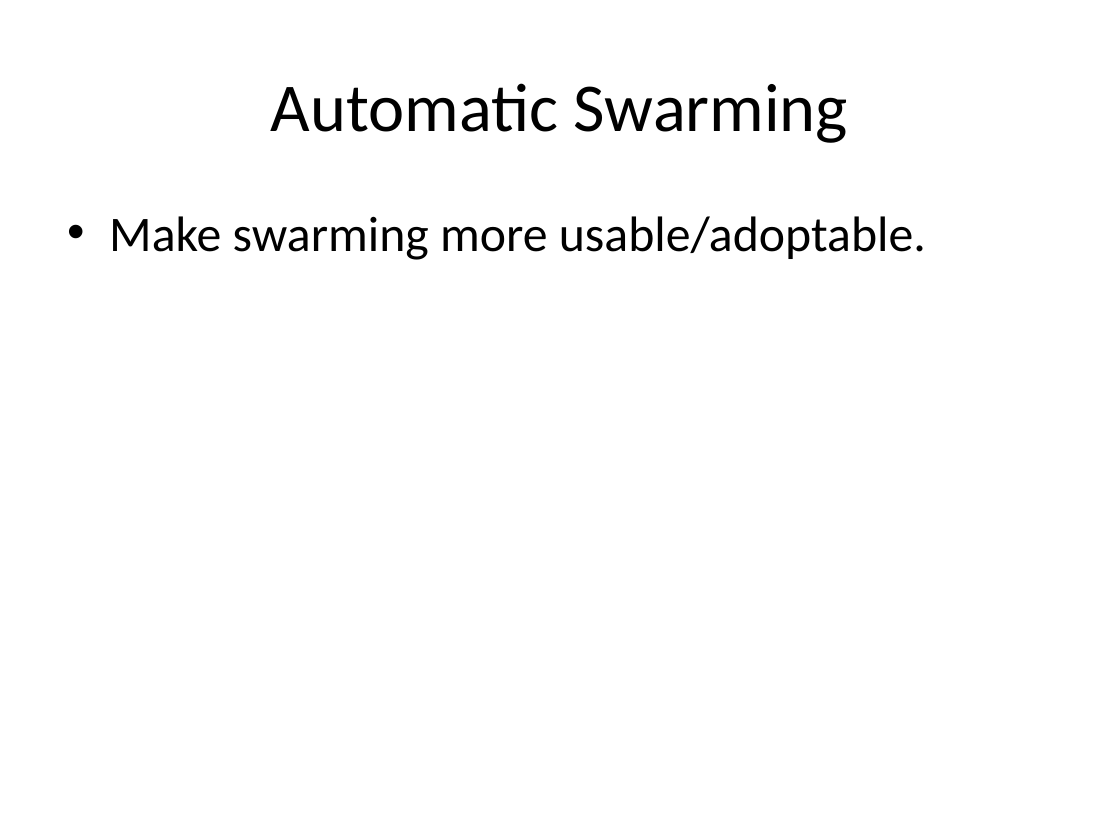
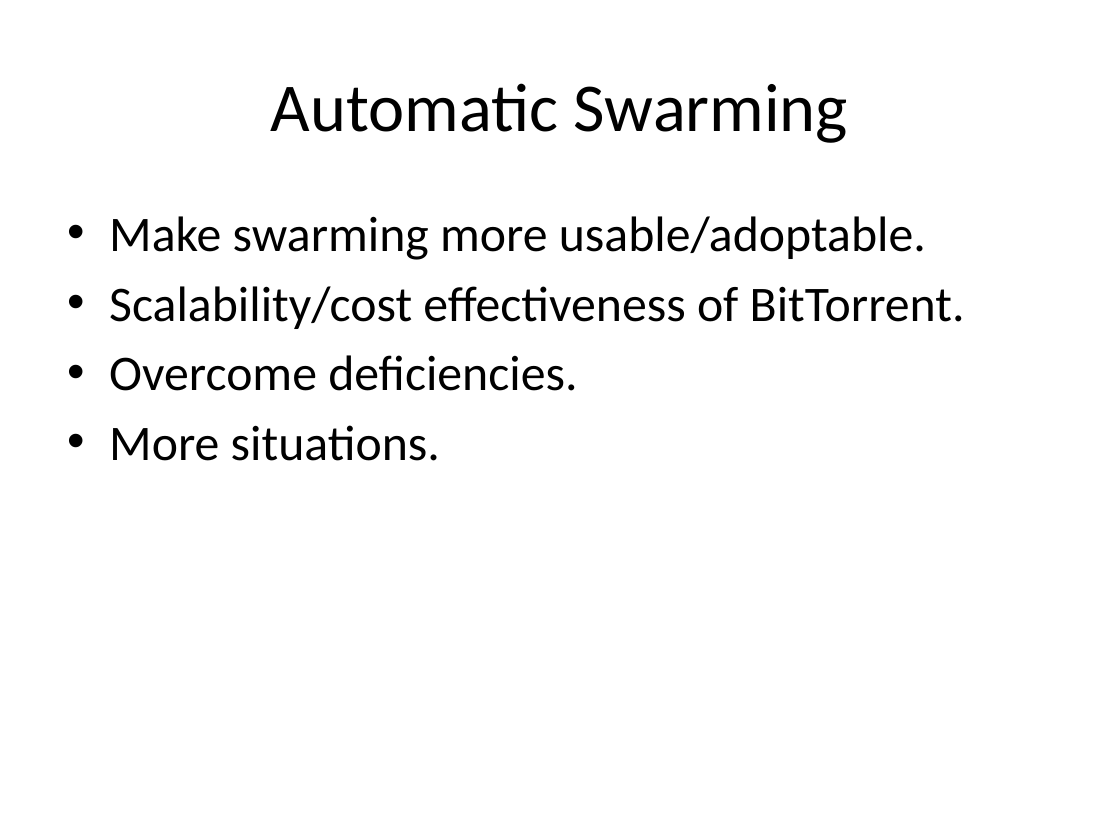
Before and after one commit to rdp/p2pwebclient, a slide deck: slide 13 of thesis_presentation/How to Make the Internet Faster.pptx. Drawn at 1120x840 pixels with LibreOffice and Linux fonts; fonts in the diff are those of the drawing. Boxes give left, top, right and bottom in pixels: in the first picture for what was removed or moved away, otherwise in the second. Text is boxed around its words. In the diff, an @@ line names an element or a change of style, - is before the commit and + after.

```diff
--- a/thesis_presentation/How to Make the Internet Faster.pptx
+++ b/thesis_presentation/How to Make the Internet Faster.pptx
@@ text at bbox=[109, 286, 965, 461]: paragraphs added @@
+• Scalability/cost effectiveness of BitTorrent.
+• Overcome deficiencies.
+• More situations.
```
Also in this commit, not shown: 17 other slides changed, 1 other file.
